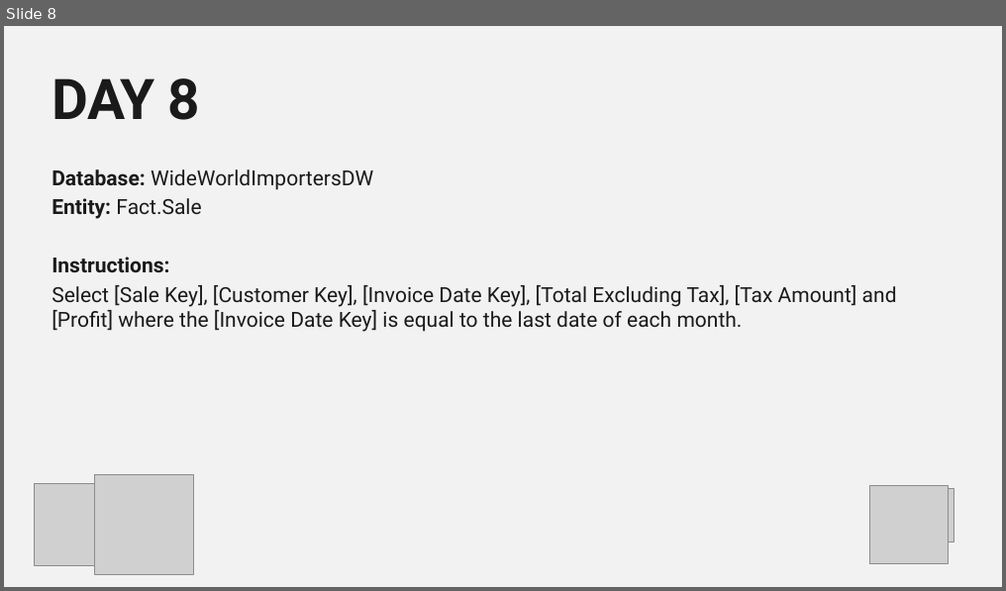
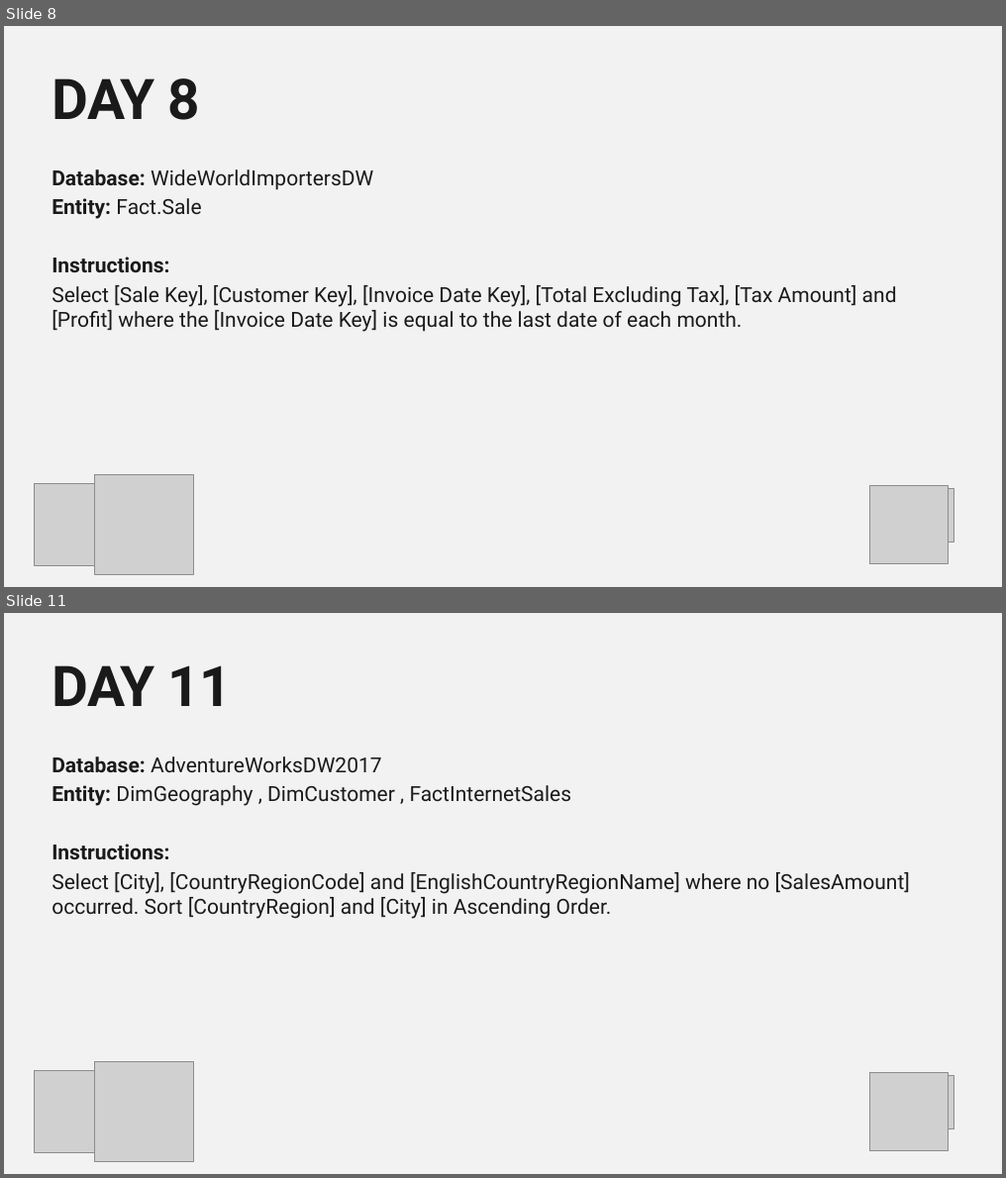
Before and after one commit to itsnotaboutthecell/powerquerym, a slide deck: #30DQUERY/Challengers Master.pptx. Shown one above the other, each under a label of ours: slide 8 before the commit, slides 8 and 11 after it; the slides between them are not shown. The pictures are 1006x591 and 1006x1178 pixels, drawn with LibreOffice and Linux fonts; fonts in the diff are those of the drawing; grey boxes stand for pictures; background and template pictures are left out. Boxes give left, top, right and bottom in pixels: in the first picture for what was removed or moved away, otherwise in the second. Text is boxed around its words. In the diff, an @@ line names an element or a change of style, - is before the commit and + after.

```diff
--- a/#30DQUERY/Challengers Master.pptx
+++ b/#30DQUERY/Challengers Master.pptx
@@ slide 11 added at (x1=4, y1=613, x2=1002, y2=1174), background #F2F2F2 @@
@@ title added at (x1=53, y1=665, x2=232, y2=706), 54 pt, text #1A1A1A, bold @@
+DAY 11
@@ text added at (x1=52, y1=757, x2=910, y2=919), 20 pt, text #1A1A1A @@
+Database: AdventureWorksDW2017
+Entity: DimGeography , DimCustomer , FactInternetSales
+Instructions:
+Select [City], [CountryRegionCode] and [EnglishCountryRegionName] where no [SalesAmount] occurred. Sort [CountryRegion] and [City] in Ascending Order.
@@ picture added at (x1=34, y1=1071, x2=116, y2=1154) @@
@@ picture added at (x1=94, y1=1062, x2=193, y2=1161) @@
@@ picture added at (x1=870, y1=1072, x2=948, y2=1151) @@
@@ picture added at (x1=924, y1=1075, x2=954, y2=1130) @@
```
Also in this commit, not shown: 11 other slides added.
